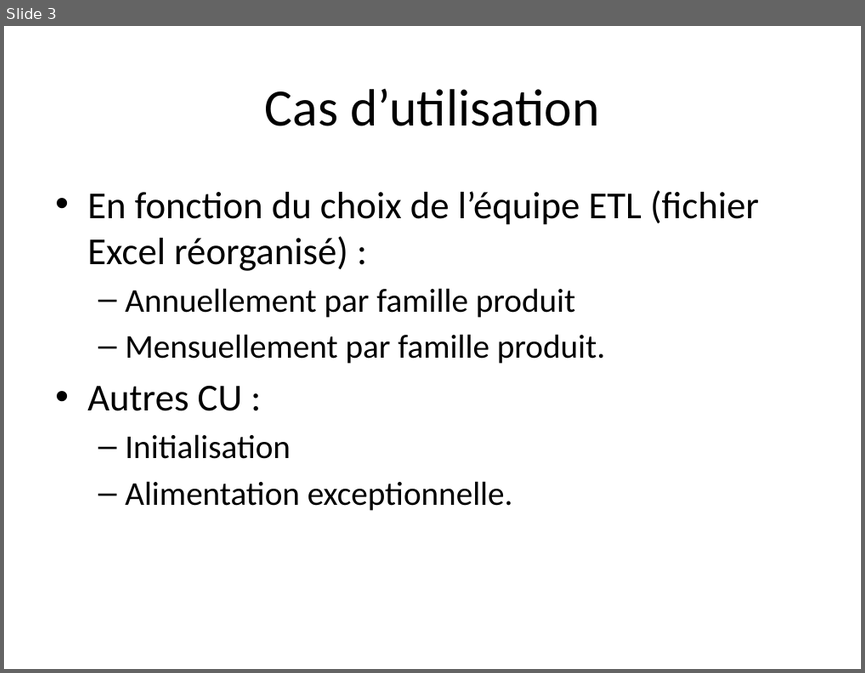
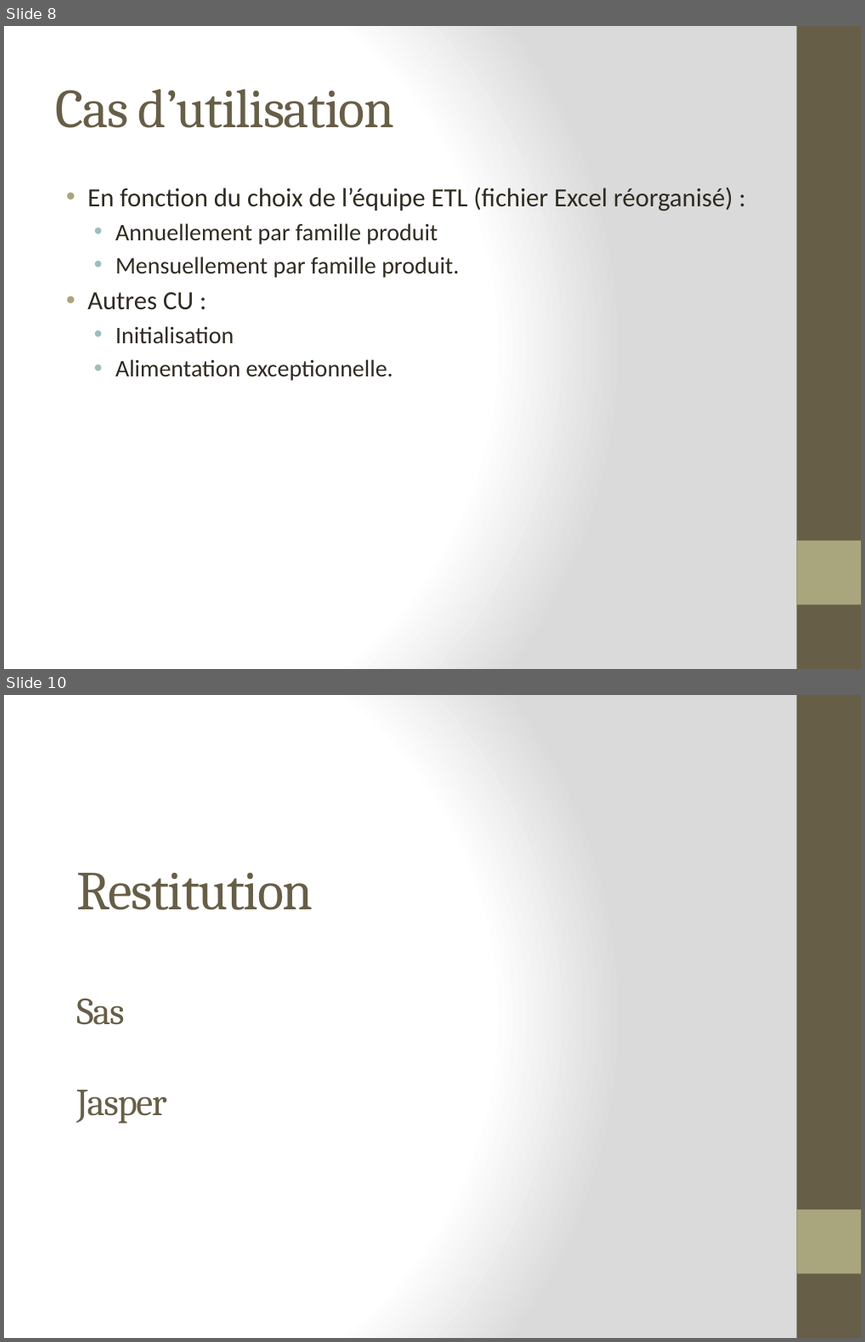
Before and after one commit to lobtec/dartiesgroupe2, a slide deck: PROJET/Presentation/PRE_15-12-10_V1.pptx. Shown one above the other, each under a label of ours: slide 3 before the commit, slides 8 and 10 after it; the slides between them are not shown. The pictures are 865x673 and 865x1342 pixels, drawn with LibreOffice and Linux fonts; fonts in the diff are those of the drawing. Boxes give left, top, right and bottom in pixels: in the first picture for what was removed or moved away, otherwise in the second. Text is boxed around its words. In the diff, an @@ line names an element or a change of style, - is before the commit and + after.

```diff
--- a/PROJET/Presentation/PRE_15-12-10_V1.pptx
+++ b/PROJET/Presentation/PRE_15-12-10_V1.pptx
@@ slide 10 added at (x1=4, y1=695, x2=861, y2=1338), background gradient #FFFFFF to #DADADA; not listed: 2 template elements that a slide beside it also shows @@
@@ title added at (x1=76, y1=873, x2=313, y2=1123), 46 pt, text #675E47 @@
+Restitution
+Sas
+Jasper
@@ what was slide 3 is now slide 8 @@
@@ slide 8 changed as well @@
@@ background #FFFFFF to gradient #FFFFFF to #DADADA @@
@@ rectangle added at (x1=796, y1=26, x2=861, y2=669), fill #675E47 @@
@@ title "Cas d’utilisation" at (x1=55, y1=89, x2=394, y2=128): size 44 to 46 pt, font Calibri to Cambria, text colour #000000 to #675E47, letter spacing 0 to -1 pt; alignment centre to left @@
@@ text "En fonction du choix de ..." at (x1=87, y1=187, x2=733, y2=380): size 32 to 22 pt in "En fonction du choix de l’équipe ETL ...", "Autres CU :"; text colour #000000 to #2F2B20; size 28 to 20 pt in "Annuellement par famille produit", "Mensuellement par famille produit.", "Initialisation", "Alimentation exceptionnelle."; indent changed; less space between paragraphs; bullet – to • @@
@@ rectangle added at (x1=796, y1=540, x2=861, y2=604), fill #A9A57C @@
```
Also in this commit, not shown: 2 other slides changed, 8 other slides added.
